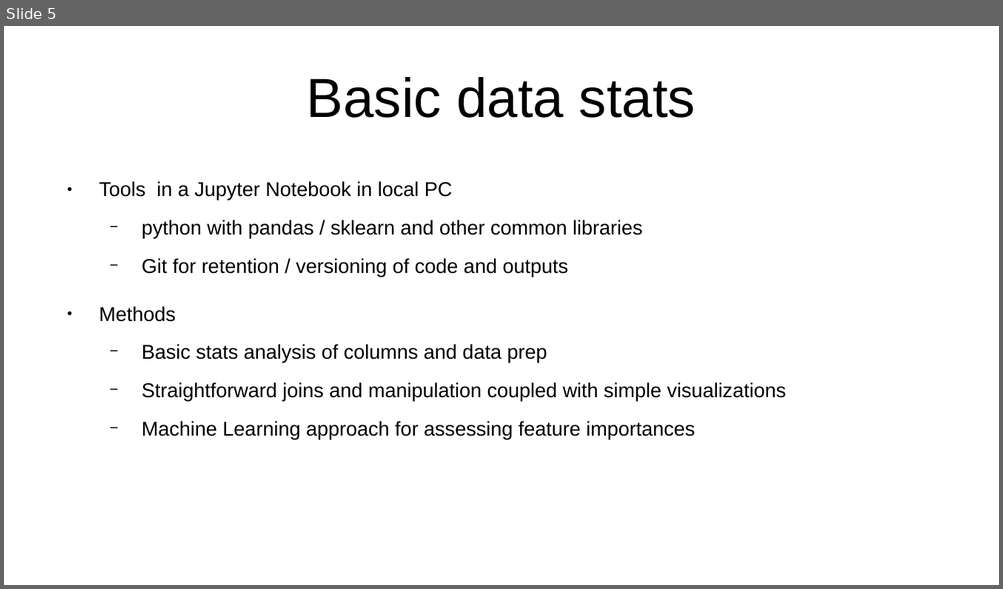
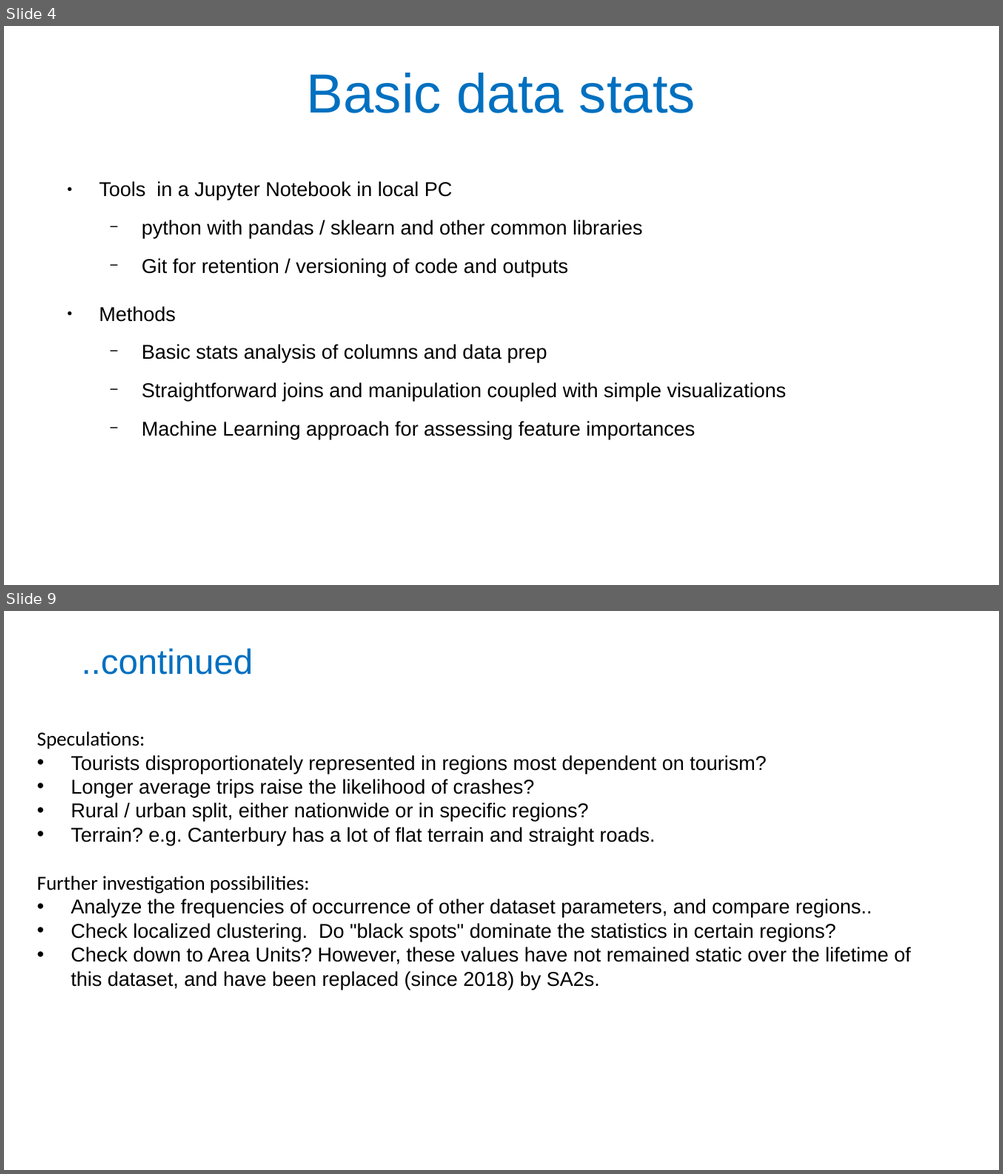
Before and after one commit to melancurion/Traffic_Data_Study, a slide deck: presentation/Traffic_Data_Study.pptx. Shown one above the other, each under a label of ours: slide 5 before the commit, slides 4 and 9 after it; the slides between them are not shown. The pictures are 1003x589 and 1003x1174 pixels, drawn with LibreOffice and Linux fonts; fonts in the diff are those of the drawing. Boxes give left, top, right and bottom in pixels: in the first picture for what was removed or moved away, otherwise in the second. Text is boxed around its words. In the diff, an @@ line names an element or a change of style, - is before the commit and + after.

```diff
--- a/presentation/Traffic_Data_Study.pptx
+++ b/presentation/Traffic_Data_Study.pptx
@@ slide 9 added at (4, 611, 999, 1170), background #FFFFFF @@
@@ title added at (82, 648, 253, 675), 28 pt, text #0070C0 @@
+..continued
@@ text added at (37, 732, 910, 990), 16 pt, text #000000 @@
+Speculations:
+• Tourists disproportionately represented in regions most dependent on tourism?
+• Longer average trips raise the likelihood of crashes?
+• Rural / urban split, either nationwide or in specific regions?
+• Terrain? e.g. Canterbury has a lot of flat terrain and straight roads.
+Further investigation possibilities:
+• Analyze the frequencies of occurrence of other dataset parameters, and compare regions..
+• Check localized clustering. Do "black spots" dominate the statistics in certain regions?
+• Check down to Area Units? However, these values have not remained static over the lifetime of this dataset, and have been replaced (since 2018) by SA2s.
@@ what was slide 5 is now slide 4 @@
@@ slide 4 changed as well @@
@@ title "Basic data stats" at (307, 73, 695, 113): text colour #000000 to #0070C0; line spacing 1 to 0.9 @@
```
Also in this commit, not shown: 3 other slides changed, 11 other slides added, 1 slide removed, 4 other files.
